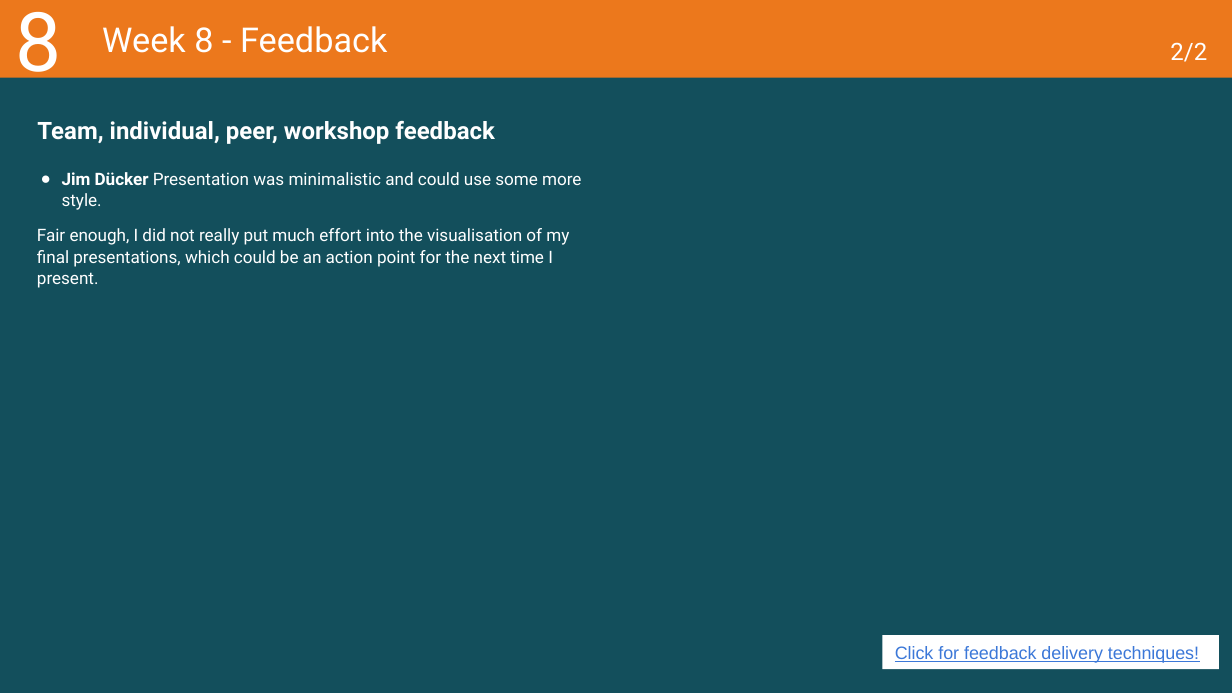
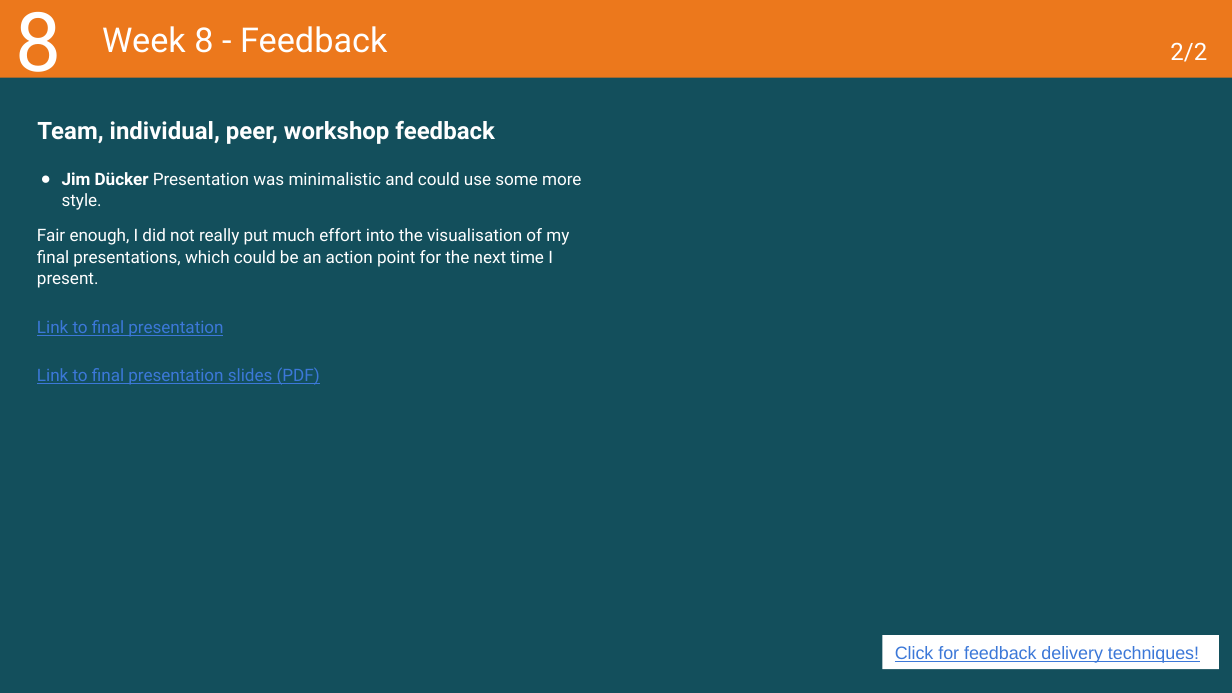
Before and after one commit to MaksBurchard240894/HFG7, a slide deck: slide 24 of Deliverables/Learning Log - Y1B-2024-25_ADSAI.pptx. Drawn at 1232x693 pixels with LibreOffice and Linux fonts; fonts in the diff are those of the drawing. Boxes give left, top, right and bottom in pixels: in the first picture for what was removed or moved away, otherwise in the second. Text is boxed around its words. In the diff, an @@ line names an element or a change of style, - is before the commit and + after.

```diff
--- a/Deliverables/Learning Log - Y1B-2024-25_ADSAI.pptx
+++ b/Deliverables/Learning Log - Y1B-2024-25_ADSAI.pptx
@@ text at [37, 320, 320, 385]: paragraphs added @@
+Link to final presentation
+Link to final presentation slides (PDF)
```
Also in this commit, not shown: 2 other slides changed.
